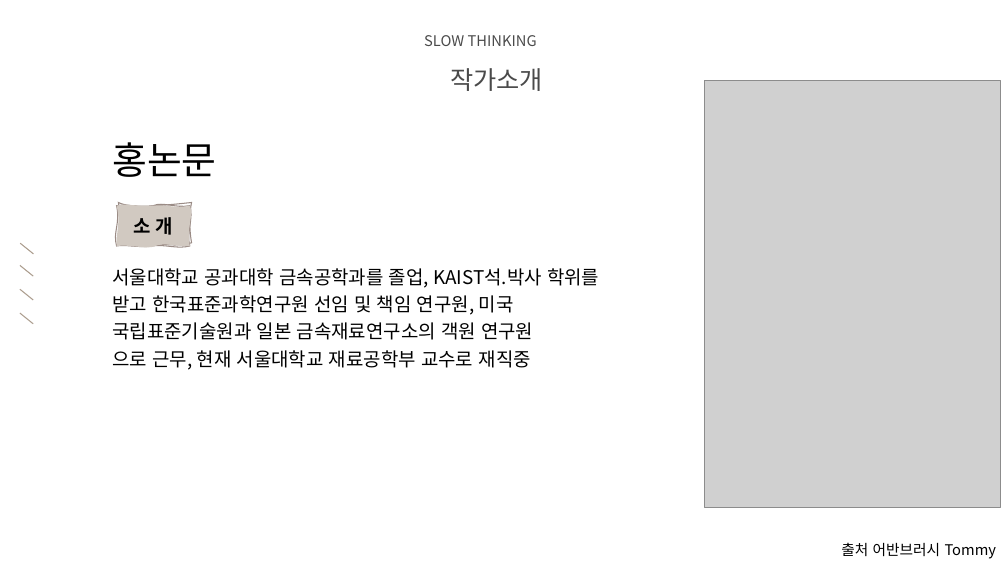
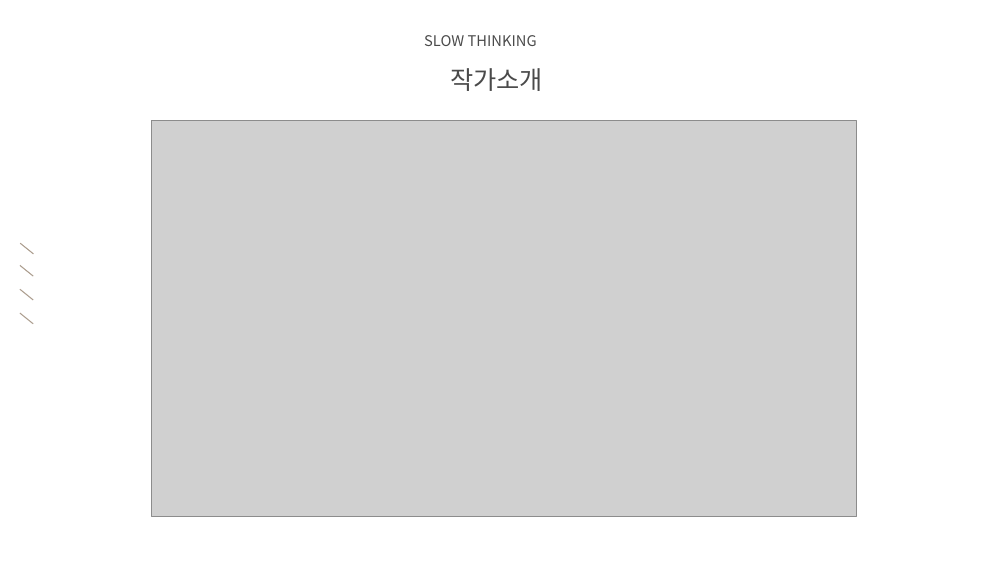
Before and after one commit to audgks5551/ppt, a slide deck: slide 3 of 2조.pptx. Drawn at 1008x567 pixels with LibreOffice and Linux fonts; fonts in the diff are those of the drawing; grey boxes stand for pictures; background and template pictures are left out. Boxes give left, top, right and bottom in pixels: in the first picture for what was removed or moved away, otherwise in the second. Text is boxed around its words. In the diff, an @@ line names an element or a change of style, - is before the commit and + after.

```diff
--- a/2조.pptx
+++ b/2조.pptx
@@ picture removed at <box>705,80,1000,507</box> @@
@@ text removed at <box>112,142,216,177</box> @@
-홍논문
@@ picture added at <box>151,121,858,516</box> @@
@@ freeform shape removed at <box>116,206,190,246</box> @@
@@ freeform shape removed at <box>119,203,192,243</box> @@
@@ text removed at <box>133,217,173,235</box> @@
-소 개
@@ text removed at <box>112,268,599,370</box> @@
-서울대학교 공과대학 금속공학과를 졸업, KAIST석.박사 학위를 받고 한국표준과학연구원 선임 및 책임 연구원, 미국 국립표준기술원과 일본 금속재료연구소의 객원 연구원
-으로 근무, 현재 서울대학교 재료공학부 교수로 재직중
@@ text removed at <box>841,543,997,559</box> @@
-출처 어반브러시 Tommy
```
Also in this commit, not shown: 4 other slides changed, 1 slide added, 1 slide removed.
